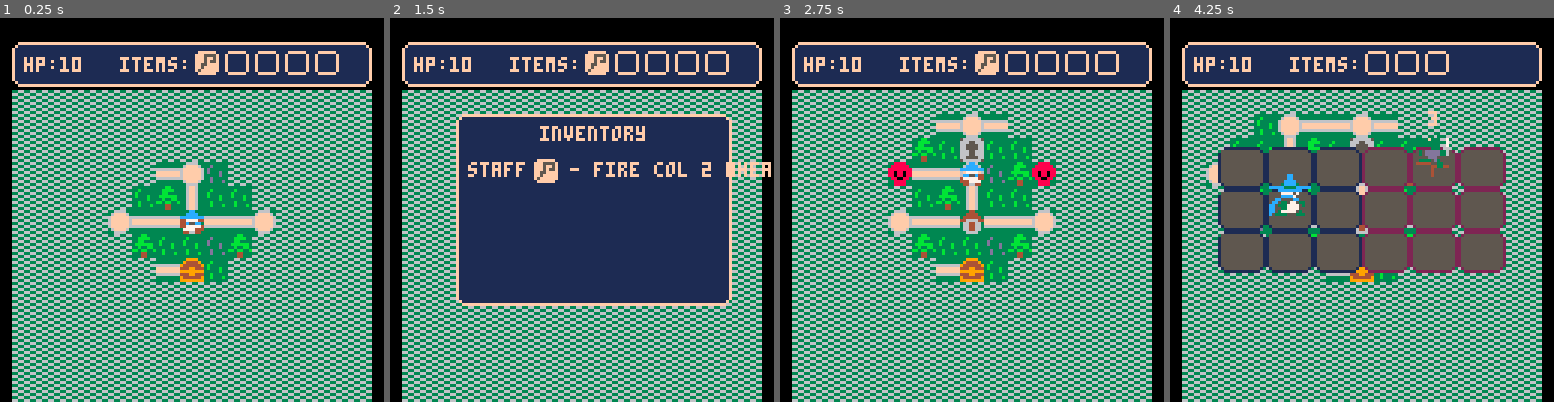
Above: before the commit, frames 1-4 (left to right).
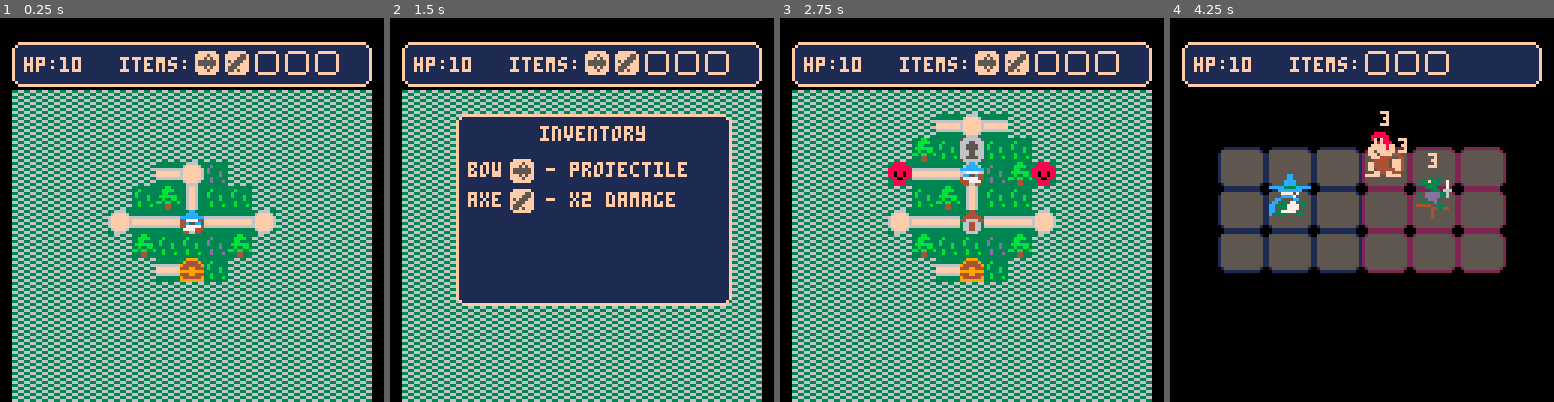
Above: after the commit, the same moments.

Repository: AddisonMink/tumberts-quest-p8
Game: PICO-8 cartridge wip.p8
Two runs of this game, one before a commit and one after it. Both use one fixed random seed, a clock stepped at 60 frames per second and the inputs below.
Inputs:
- Up to frame 1 (0.25 s): no input
- Up to frame 2 (1.5 s): tap X (X key) at 0.33, 1.07 s; tap O (Z key) at 0.7 s
- Up to frame 3 (2.75 s): hold Right 1.6-2.1 s; tap O (Z key) at 1.7, 2.1, 2.5 s; tap X (X key) at 1.85 s; hold Up 2.15-2.42 s; hold Right from 2.47 s (still down)
- Up to frame 4 (4.25 s): tap O (Z key) every 0.4 s from 2.9 to 4.1 s; tap X (X key) at 2.97, 4.08 s; release Right at 3.03 s; hold Left 3.08-3.58 s; hold Down 3.63-3.97 s; hold Right from 4.02 s (still down)

The runs differ from the first frame. In frame 1, 0.3% of the frame differs, in the area x 51-65%, y 9-15%; in frame 2, 3.0%; in frame 3, 0.3%; in frame 4, 54%, in the area x 3-97%, y 18-100%.

Commit message:
populate battle nodes

Diff:
--- a/battle.lua
+++ b/battle.lua
@@ -1,4 +1,4 @@
-function battle_module(hp, all_items)
+function battle_module(hp, all_items, enemies)
   local w = 16 * 6
   local h = 14 * 3
   local x = 64 - 4 - w / 2
@@ -21,7 +21,10 @@
 
   player = add_player(entities, hp, 2, 2)
   player.items = {}
-  add_cutthroat(entities, 5, 1)
+
+  for e in all(enemies) do
+    e.f(entities, e.col, e.row)
+  end
 
   for e in all(entities) do
     if e.reward then add(rewards, e.reward) end
@@ -60,6 +63,7 @@
   end
 
   function me:draw()
+    cls(0)
     hud:draw(player.hp, player.items, max_items)
     draw_grid()
     draw_entities()
--- a/cutthroat.lua
+++ b/cutthroat.lua
@@ -17,7 +17,8 @@
     sprite = sprite:mk(70, "big", 0, -6),
     hitbox = "enemy",
     hp = 3,
-    invincible = { t = 0 }
+    invincible = { t = 0 },
+    reward = items.axe
   }
 
   local function can_attack(player)
--- a/wip.p8
+++ b/wip.p8
@@ -23,13 +23,48 @@
 battle_util = battle_util_module()
 items = item_module()
 
-inventory = { items.staff }
+inventory = { items.bow, items.axe }
+
+battles = {
+  [10 .. "," .. 3] = {
+    { f = add_redcap, col = 4, row = 2 },
+    { f = add_scamp, col = 6, row = 1 }
+  },
+  [4 .. "," .. 3] = {
+    { f = add_redcap, col = 4, row = 1 },
+    { f = add_cutthroat, col = 5, row = 2 }
+  },
+  [1 .. "," .. 7] = {
+    { f = add_cutthroat, col = 4, row = 1 },
+    { f = add_witch, col = 5, row = 2 }
+  },
+  [7 .. "," .. 9] = {
+    { f = add_redcap, col = 4, row = 2 },
+    { f = add_redcap, col = 4, row = 3 },
+    { f = add_witch, col = 5, row = 1 }
+  },
+  [13 .. "," .. 9] = {
+    { f = add_redcap, col = 4, row = 2 },
+    { f = add_witch, col = 5, row = 1 },
+    { f = add_witch, col = 6, row = 3 }
+  },
+  [13 .. "," .. 11] = {
+    { f = add_cutthroat, col = 4, row = 1 },
+    { f = add_cutthroat, col = 4, row = 3 },
+    { f = add_witch, col = 5, row = 2 }
+  },
+  [10 .. "," .. 11] = {
+    { f = add_cutthroat, col = 5, row = 1 },
+    { f = add_redcap, col = 4, row = 1 },
+    { f = add_redcap, col = 4, row = 3 }
+  }
+}
 
 treasures = {
   [7 .. "," .. 7] = items[2]
 }
 
-world = world_module(inventory, max_items, treasures)
+world = world_module(inventory, max_items, treasures, battles)
 --battle = battle_module()
 
 function tick(timer)
@@ -50,7 +85,7 @@
   cls()
   world:draw()
   --battle:draw()
-  if debug_msg then print(debug_msg, 64, 64, 0) end
+  if debug_msg then print(debug_msg, 64, 16, 15) end
 end
 
 __gfx__
--- a/world.lua
+++ b/world.lua
@@ -1,4 +1,4 @@
-function world_module(items, max_items, treasures)
+function world_module(items, max_items, treasures, battles)
   local state = "enter"
   local nodes = {}
   local from_key = nil
@@ -72,8 +72,14 @@
         state = "idle"
       elseif id == 36 then
         -- battle node
-        state = "battle"
-        battle = battle_module(hp, items)
+        if battles[node_key] then
+          state = "battle"
+          battle = battle_module(hp, items, battles[node_key])
+          debug_msg = node.x .. "," .. node.y
+        else
+          state = "idle"
+          mset(node.x, node.y, 49)
+        end
       elseif id == 5 then
         -- treasure node
         if treasures[node_key] then
